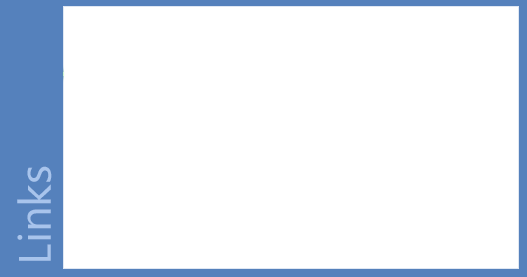
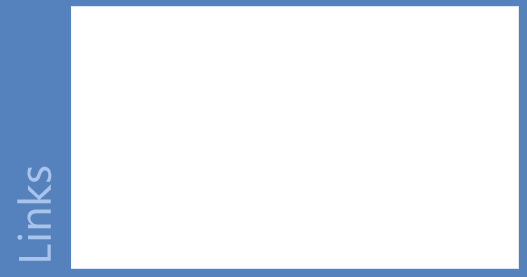
Layer changes from the first 527×277 image to the second:
added layer "Rectangle 2" above "Links" over <box>62,6,71,269</box>
